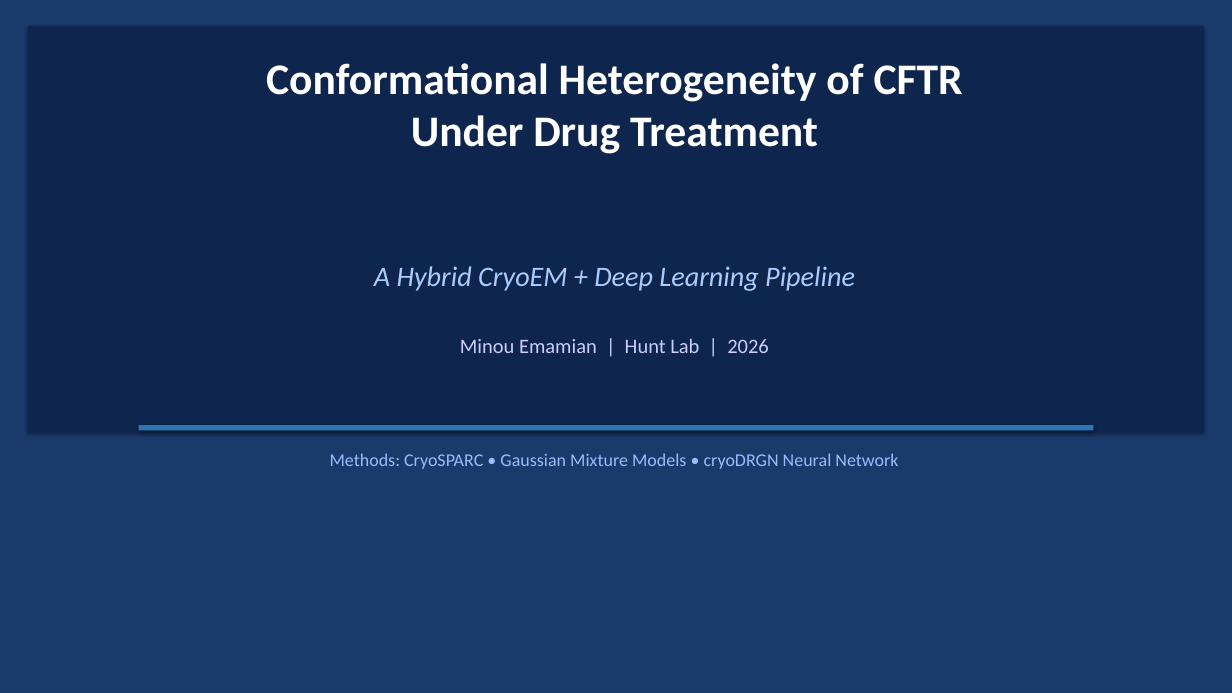
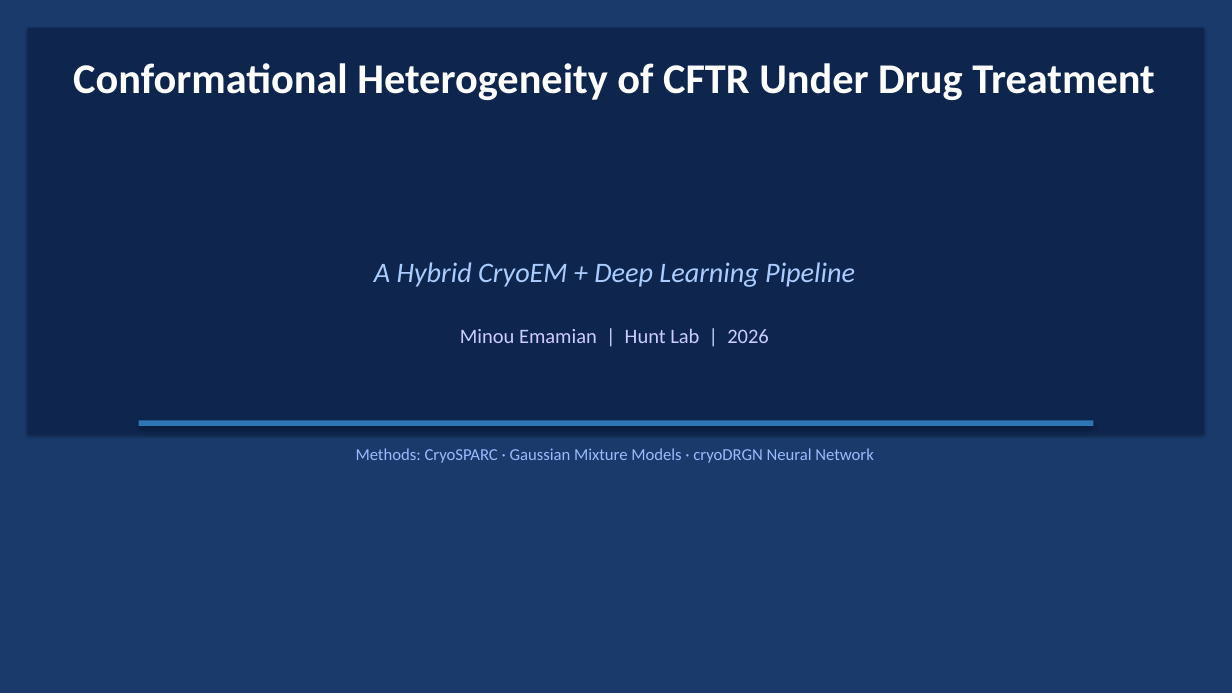
Before and after one commit to minouemmad/cryoem-classification, a slide deck: slide 1 of docs/CFTR_cryoDRGN_presentation.pptx. Drawn at 1232x693 pixels with LibreOffice and Linux fonts; fonts in the diff are those of the drawing. Boxes give left, top, right and bottom in pixels: in the first picture for what was removed or moved away, otherwise in the second. Text is boxed around its words. In the diff, an @@ line names an element or a change of style, - is before the commit and + after.

```diff
--- a/docs/CFTR_cryoDRGN_presentation.pptx
+++ b/docs/CFTR_cryoDRGN_presentation.pptx
@@ rectangle removed at box(0, 0, 1232, 693) @@
@@ text at box(73, 63, 1155, 100): text changed; size 34 to 33 pt @@
-Conformational Heterogeneity of CFTR
-Under Drug Treatment
+Conformational Heterogeneity of CFTR Under Drug Treatment
@@ text "A Hybrid CryoEM + Deep ...": place and size @@
-text "A Hybrid CryoEM + Deep ..." at box(374, 266, 855, 291)
+text "A Hybrid CryoEM + Deep ..." at box(374, 262, 855, 287)
@@ text "Minou Emamian | Hunt Lab ...": place and size @@
-text "Minou Emamian | Hunt Lab ..." at box(460, 338, 768, 353)
+text "Minou Emamian | Hunt Lab ..." at box(460, 328, 768, 343)
@@ rectangle: place and size @@
-rectangle at box(139, 425, 1093, 431)
+rectangle at box(139, 421, 1093, 426)
@@ text at box(356, 448, 873, 463): text changed; size 14 to 13 pt @@
-Methods: CryoSPARC • Gaussian Mixture Models • cryoDRGN Neural Network
+Methods: CryoSPARC · Gaussian Mixture Models · cryoDRGN Neural Network
```
Also in this commit, not shown: 7 other slides changed, 6 slides added, 7 slides removed, 1 other file.
